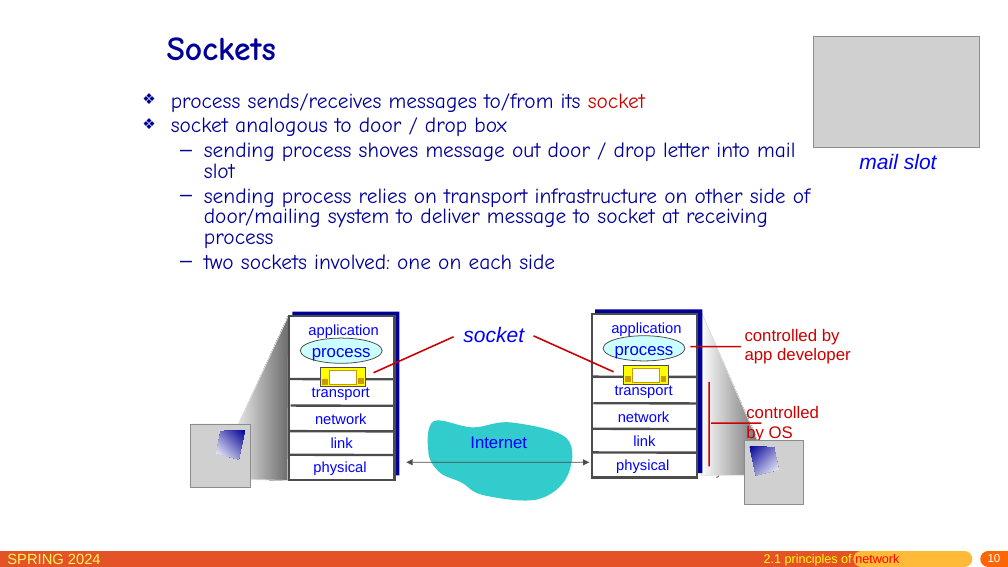
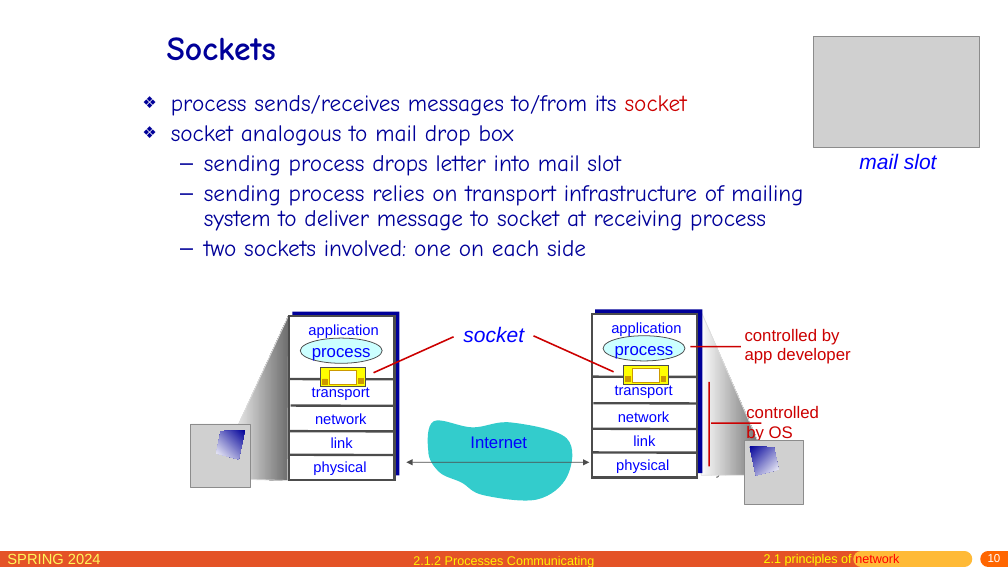
Before and after one commit to network-whu/slides, a slide deck: slide 10 of pptx/chapter2.pptx. Drawn at 1008x567 pixels with LibreOffice and Linux fonts; fonts in the diff are those of the drawing; grey boxes stand for pictures. Boxes give left, top, right and bottom in pixels: in the first picture for what was removed or moved away, otherwise in the second. Text is boxed around its words. In the diff, an @@ line names an element or a change of style, - is before the commit and + after.

```diff
--- a/pptx/chapter2.pptx
+++ b/pptx/chapter2.pptx
@@ text at [171,95,687,256]: size 20.4 to 22.2 pt in "process sends/receives messages to/from its socket", "two sockets involved: one on each side"; line spacing 0.8 to 0.9 @@
@@ text at [171,125,803,231]: text changed; size 20.4 to 22.2 pt @@
-❖ socket analogous to door / drop box
-  – sending process shoves message out door / drop letter into mail slot
-  – sending process relies on transport infrastructure on other side of door/mailing system to deliver message to socket at receiving process
+❖ socket analogous to mail drop box
+  – sending process drops letter into mail slot
+  – sending process relies on transport infrastructure of mailing system to deliver message to socket at receiving process
@@ text added at [413,556,594,567], 12 pt, text #FFF105 @@
+2.1.2 Processes Communicating
```
Also in this commit, not shown: 14 other slides changed, 1 slide added.
